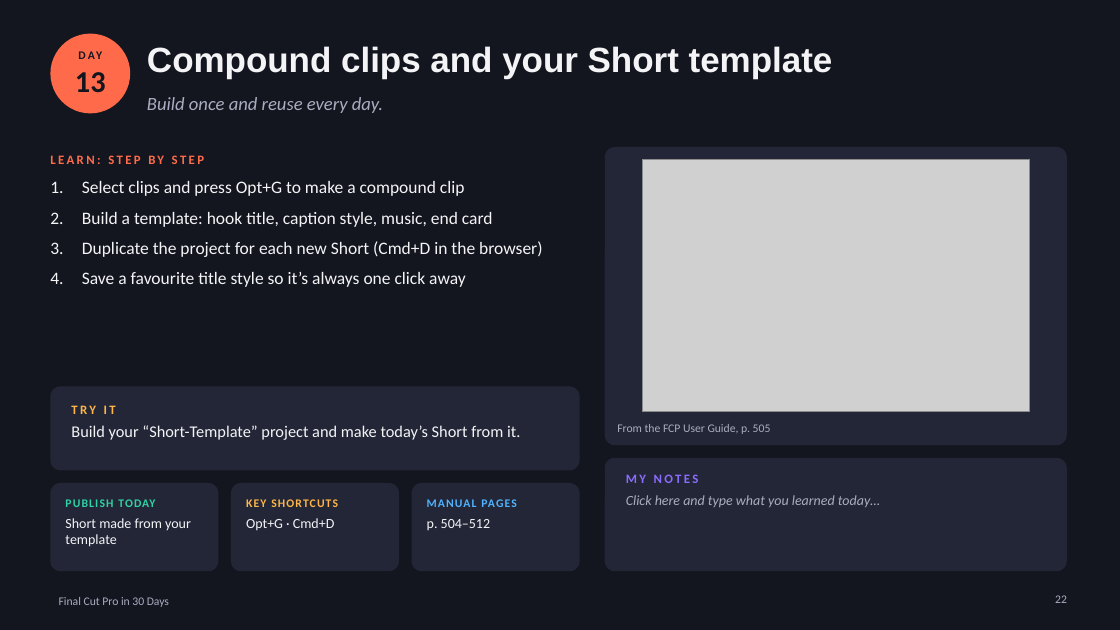
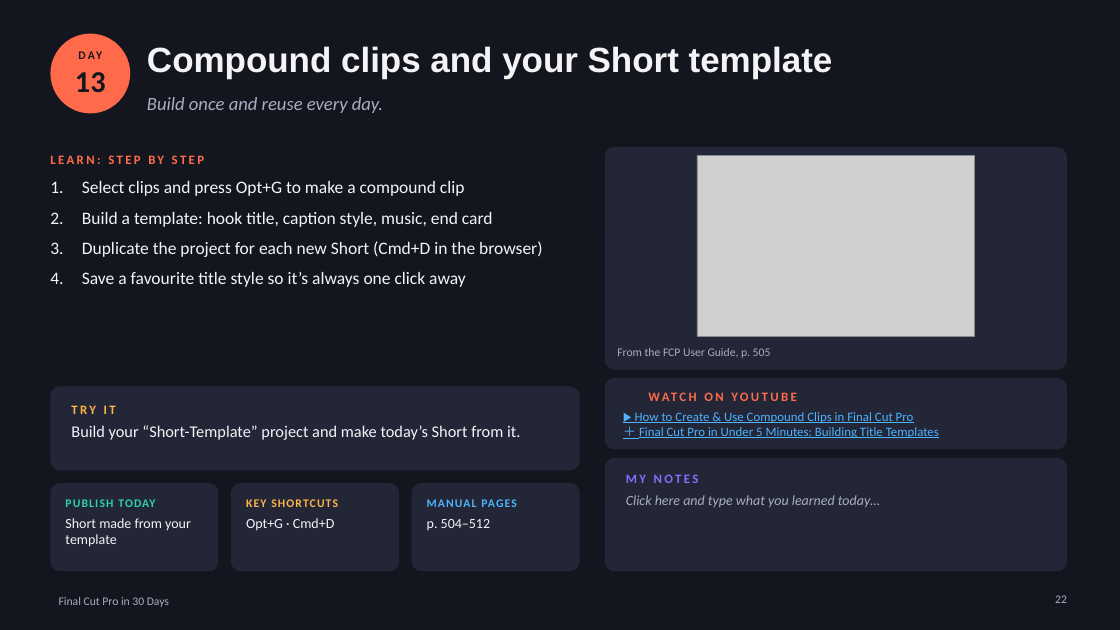
Before and after one commit to p00047575/test5, a slide deck: slide 22 of fcp-book/FCP-30-Day-Book.pptx. Drawn at 1120x630 pixels with LibreOffice and Linux fonts; fonts in the diff are those of the drawing; grey boxes stand for pictures; background and template pictures are left out. Boxes give left, top, right and bottom in pixels: in the first picture for what was removed or moved away, otherwise in the second. Text is boxed around its words. In the diff, an @@ line names an element or a change of style, - is before the commit and + after.

```diff
--- a/fcp-book/FCP-30-Day-Book.pptx
+++ b/fcp-book/FCP-30-Day-Book.pptx
@@ rounded rectangle: place and size @@
-rounded rectangle at box(605, 147, 1067, 445)
+rounded rectangle at box(605, 147, 1067, 370)
@@ rounded rectangle at box(605, 147, 1067, 370): proportions changed @@
@@ picture: place and size @@
-picture at box(642, 160, 1029, 412)
+picture at box(697, 155, 975, 336)
@@ text "From the FCP User Guide, ...": place and size @@
-text "From the FCP User Guide, ..." at box(617, 424, 771, 434)
+text "From the FCP User Guide, ..." at box(617, 348, 771, 358)
@@ rounded rectangle added at box(605, 378, 1067, 450), fill #222636 @@
@@ text added at box(649, 384, 901, 409), 11 pt, text #FF6B4A, bold @@
+WATCH ON YOUTUBE
@@ text added at box(635, 412, 939, 438), 11 pt, text #4FB3FF, underline @@
+▶ How to Create & Use Compound Clips in Final Cut Pro
+＋ Final Cut Pro in Under 5 Minutes: Building Title Templates
```
Also in this commit, not shown: 29 other slides changed, 2 other files.
